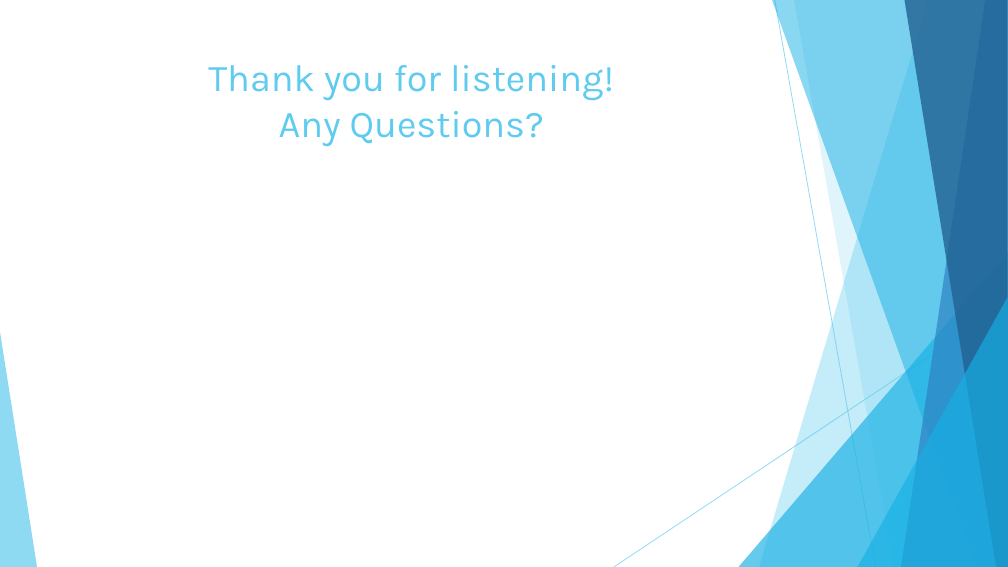
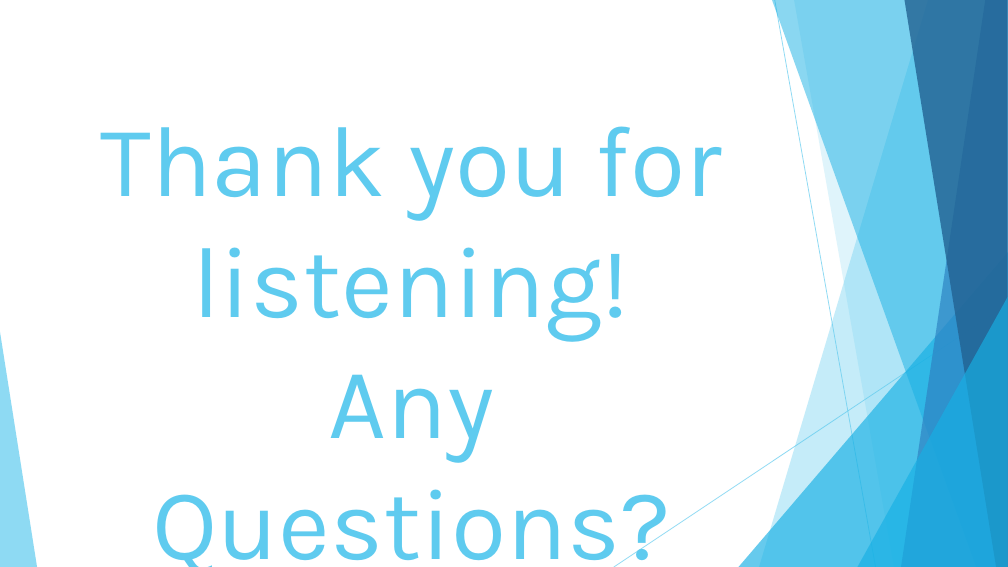
Before and after one commit to elishevastrauss1/VersionControl, a slide deck: slide 14 of Version Control Presentation.pptx. Drawn at 1008x567 pixels with LibreOffice and Linux fonts; fonts in the diff are those of the drawing. Boxes give left, top, right and bottom in pixels: in the first picture for what was removed or moved away, otherwise in the second. Text is boxed around its words. In the diff, an @@ line names an element or a change of style, - is before the commit and + after.

Commit message:
Update last slide

```diff
--- a/Version Control Presentation.pptx
+++ b/Version Control Presentation.pptx
@@ title "Thank you for listening! Any ..." moved from (x1=208, y1=65, x2=614, y2=146) to (x1=101, y1=126, x2=722, y2=567) @@
@@ title "Thank you for listening! Any ..." at (x1=101, y1=126, x2=722, y2=567): size 36 to 96 pt @@
```
